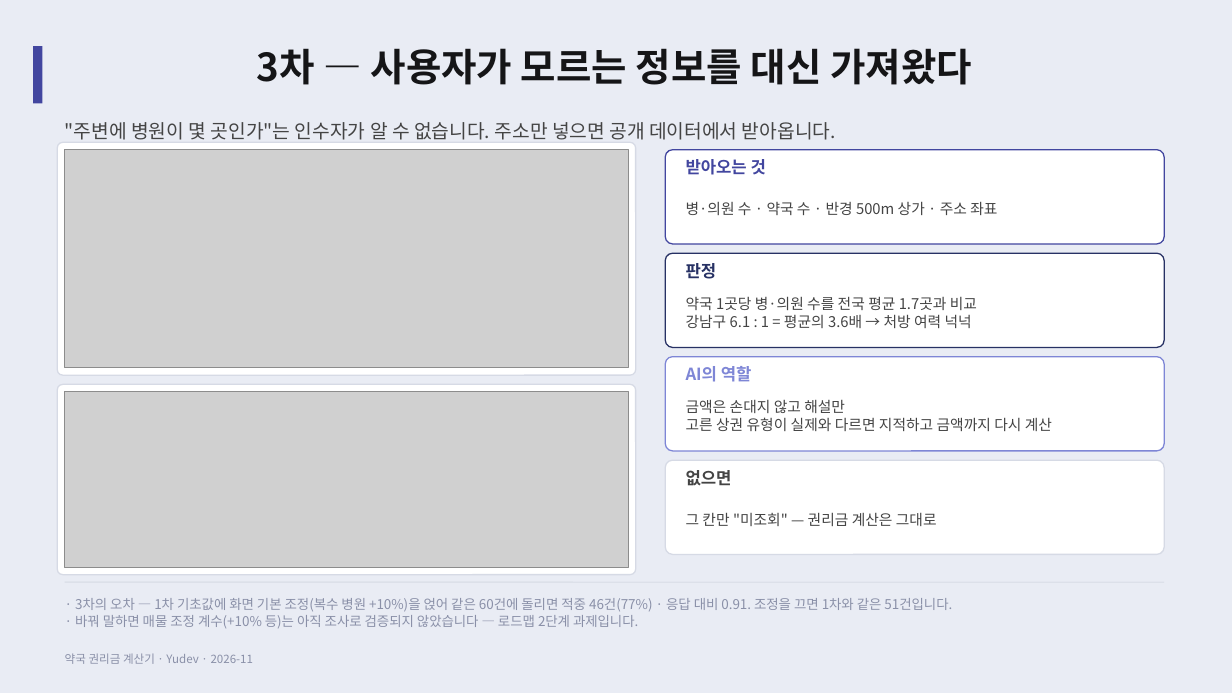
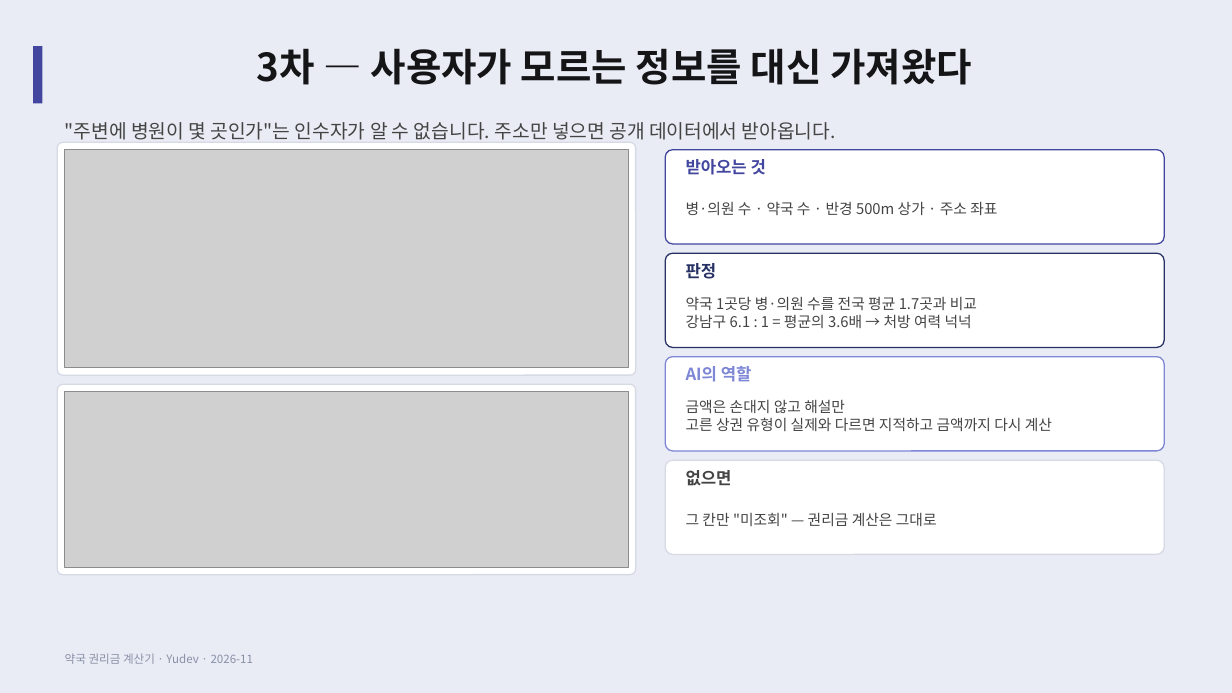
Before and after one commit to YUSEONCHUN/calculating, a slide deck: slide 17 of doc/slides/권리금계산기_프로젝트.pptx. Drawn at 1232x693 pixels with LibreOffice and Linux fonts; fonts in the diff are those of the drawing; grey boxes stand for pictures. Boxes give left, top, right and bottom in pixels: in the first picture for what was removed or moved away, otherwise in the second. Text is boxed around its words. In the diff, an @@ line names an element or a change of style, - is before the commit and + after.

```diff
--- a/doc/slides/권리금계산기_프로젝트.pptx
+++ b/doc/slides/권리금계산기_프로젝트.pptx
@@ text removed at [75,598,952,628] @@
-· 3차의 오차 — 1차 기초값에 화면 기본 조정(복수 병원 +10%)을 얹어 같은 60건에 돌리면 적중 46건(77%) · 응답 대비 0.91. 조정을 끄면 1차와 같은 51건입니다.
-· 바꿔 말하면 매물 조정 계수(+10% 등)는 아직 조사로 검증되지 않았습니다 — 로드맵 2단계 과제입니다.
```
Also in this commit, not shown: 13 other slides changed, 2 other files.
